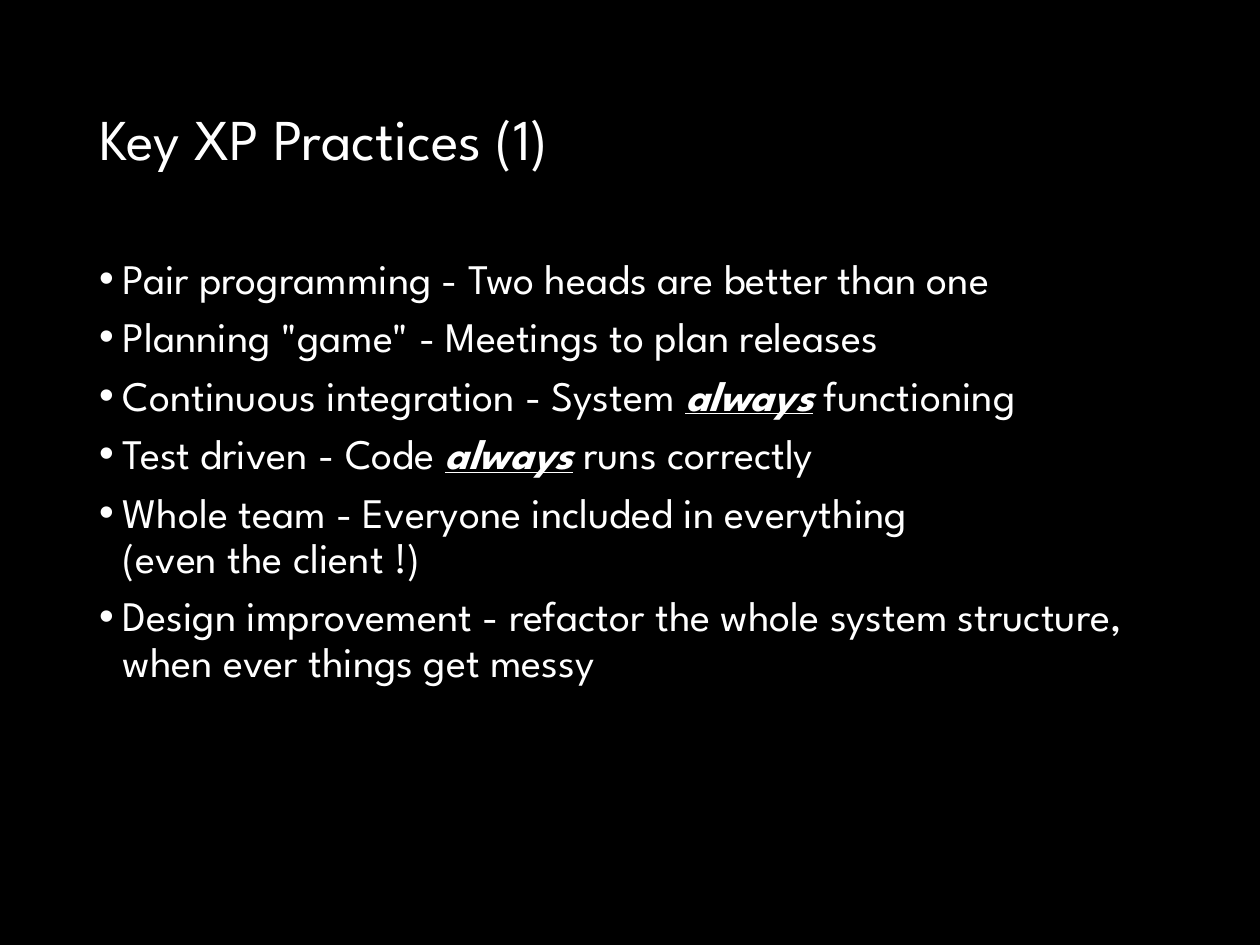
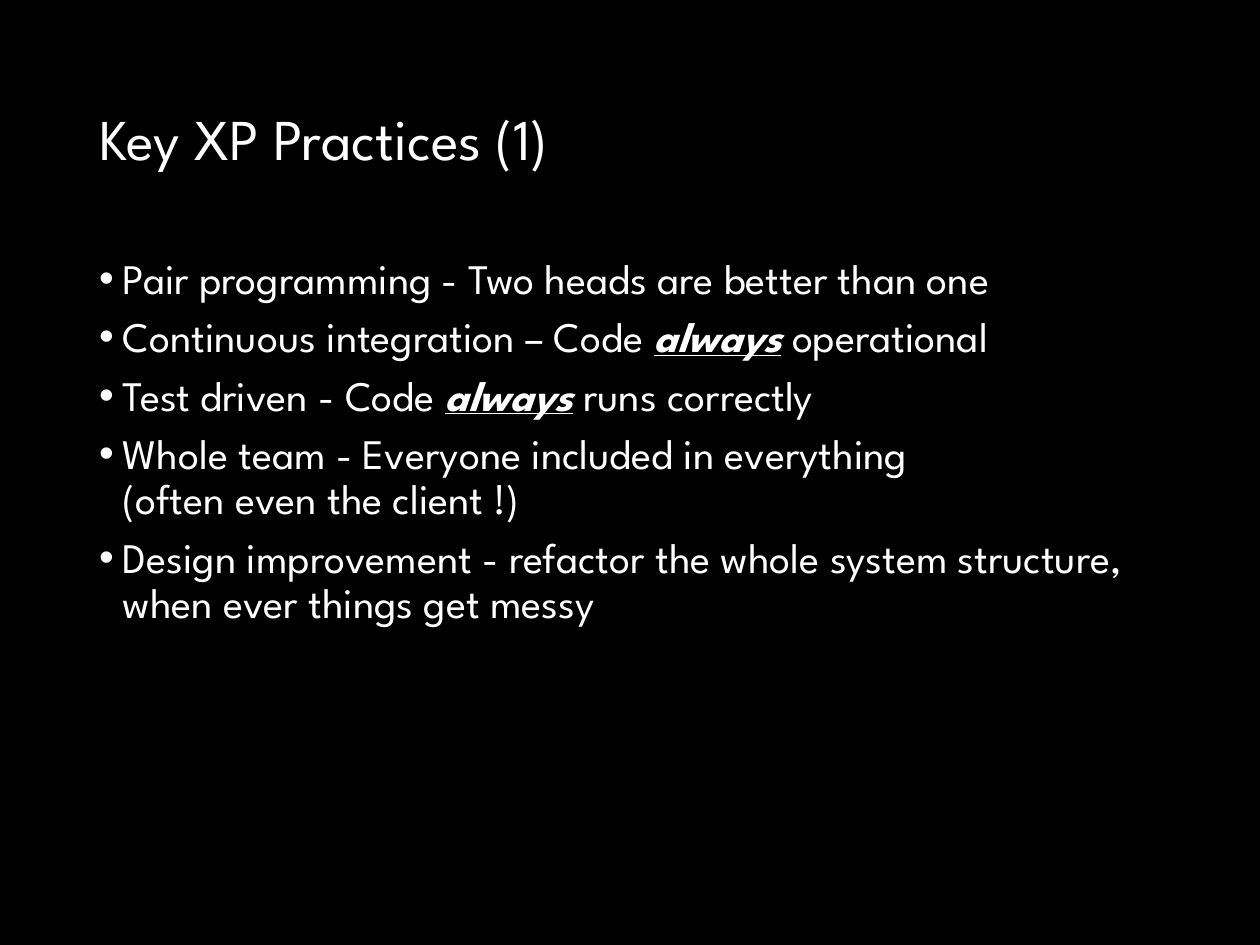
Before and after one commit to fossabot/SPE2018, a slide deck: slide 13 of Lecture Slides/04 Agile.pptx (slide 11 before the commit). Drawn at 1260x945 pixels with LibreOffice and Linux fonts; fonts in the diff are those of the drawing. Boxes give left, top, right and bottom in pixels: in the first picture for what was removed or moved away, otherwise in the second. Text is boxed around its words. In the diff, an @@ line names an element or a change of style, - is before the commit and + after.

```diff
--- a/Lecture Slides/04 Agile.pptx
+++ b/Lecture Slides/04 Agile.pptx
@@ text at bbox=[123, 323, 988, 362]: text changed @@
-• Planning "game" - Meetings to plan releases
-• Continuous integration - System always functioning
+• Continuous integration – Code always operational
@@ text at bbox=[123, 440, 907, 522]: text changed @@
-• Whole team - Everyone included in everything (even the client !)
+• Whole team - Everyone included in everything (often even the client !)
```
Also in this commit, not shown: 16 other slides changed.
